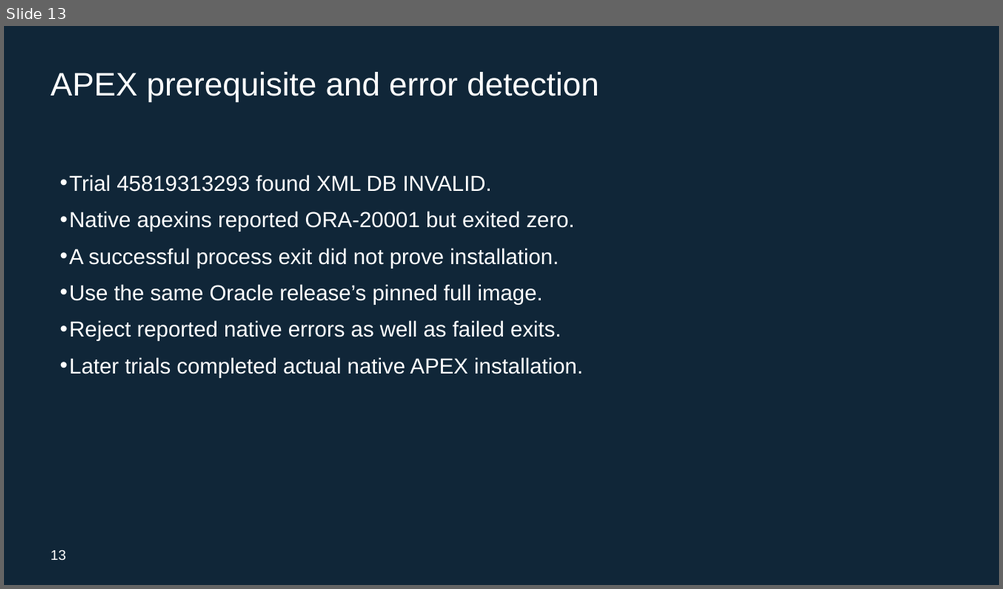
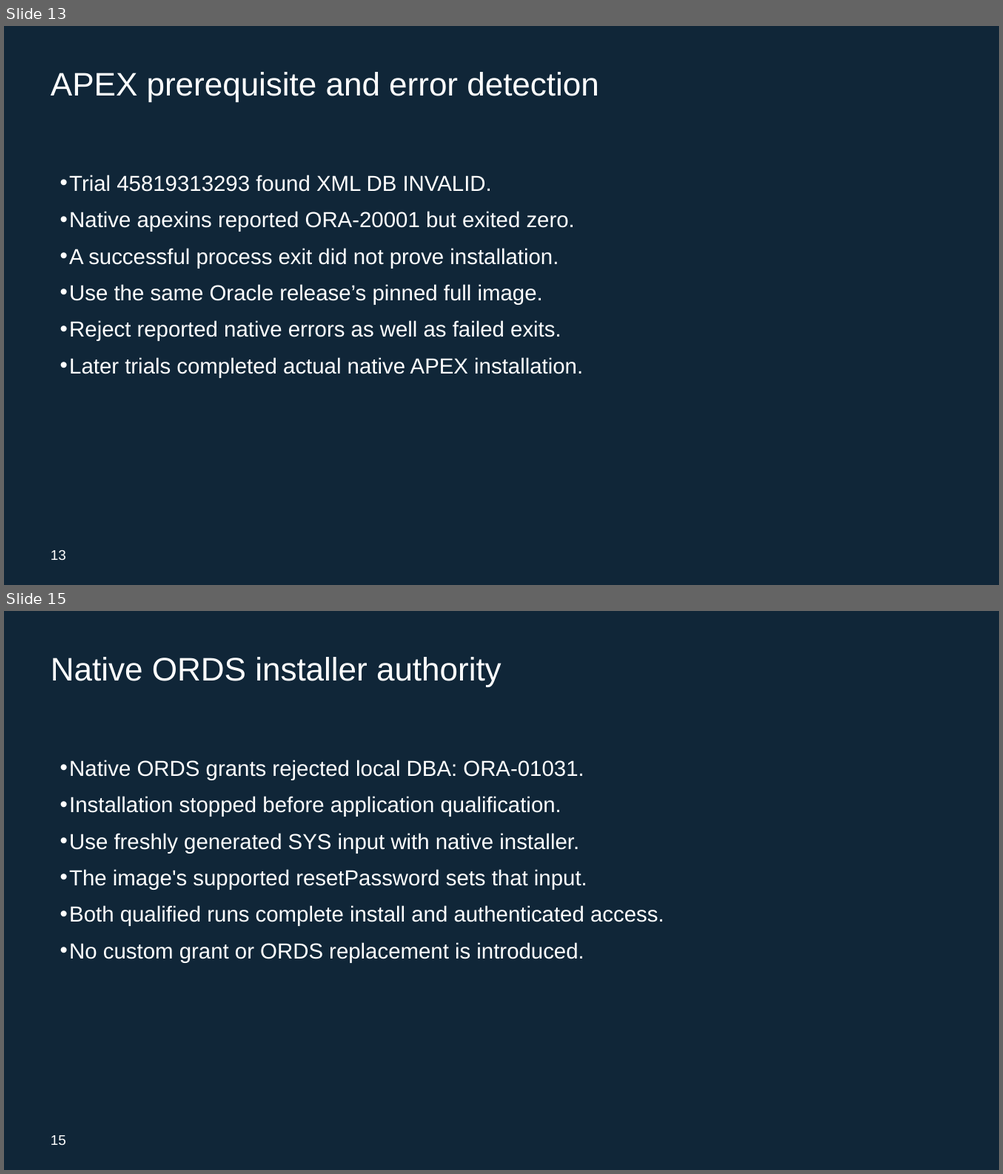
Before and after one commit to rstyczynski/APEX_CICD, a slide deck: progress/E.17/sprint_E.17_increment_demo.pptx. Shown one above the other, each under a label of ours: slide 13 before the commit, slides 13 and 15 after it; the slides between them are not shown. The pictures are 1003x589 and 1003x1174 pixels, drawn with LibreOffice and Linux fonts; fonts in the diff are those of the drawing. Boxes give left, top, right and bottom in pixels: in the first picture for what was removed or moved away, otherwise in the second. Text is boxed around its words. In the diff, an @@ line names an element or a change of style, - is before the commit and + after.

```diff
--- a/progress/E.17/sprint_E.17_increment_demo.pptx
+++ b/progress/E.17/sprint_E.17_increment_demo.pptx
@@ slide 15 added at [4,611,999,1170], background #102638 @@
@@ text added at [51,657,501,687], 31.5 pt, text #FFFFFF @@
+Native ORDS installer authority
@@ text added at [69,760,664,963], 21 pt, text #FFFFFF @@
+• Native ORDS grants rejected local DBA: ORA-01031.
+• Installation stopped before application qualification.
+• Use freshly generated SYS input with native installer.
+• The image's supported resetPassword sets that input.
+• Both qualified runs complete install and authenticated access.
+• No custom grant or ORDS replacement is introduced.
@@ text added at [51,1136,66,1145], 13.5 pt, text #FFFFFF @@
+15
```
Also in this commit, not shown: 9 slides changed, 1 other slide added, 34 other files.
